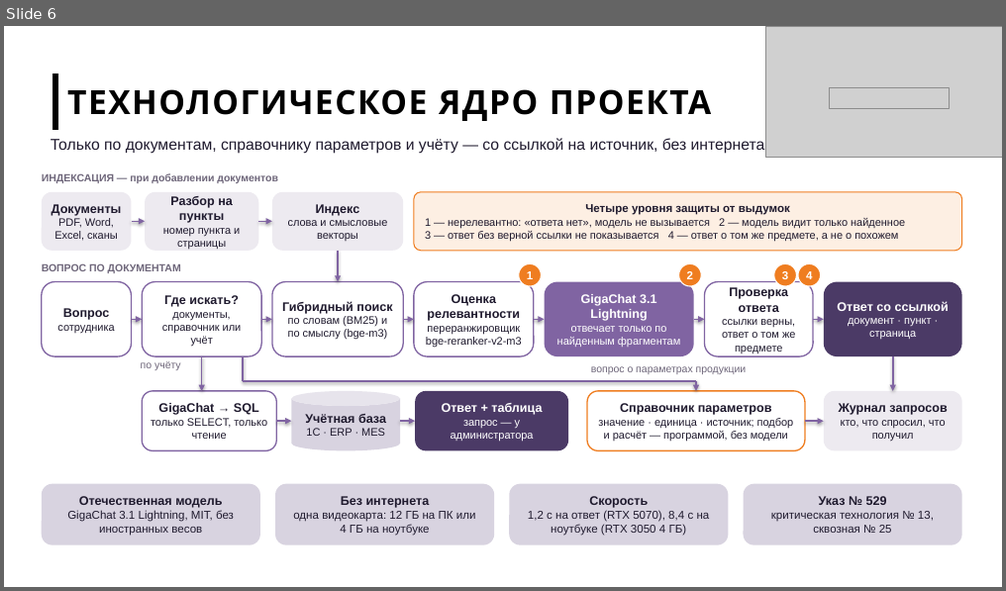
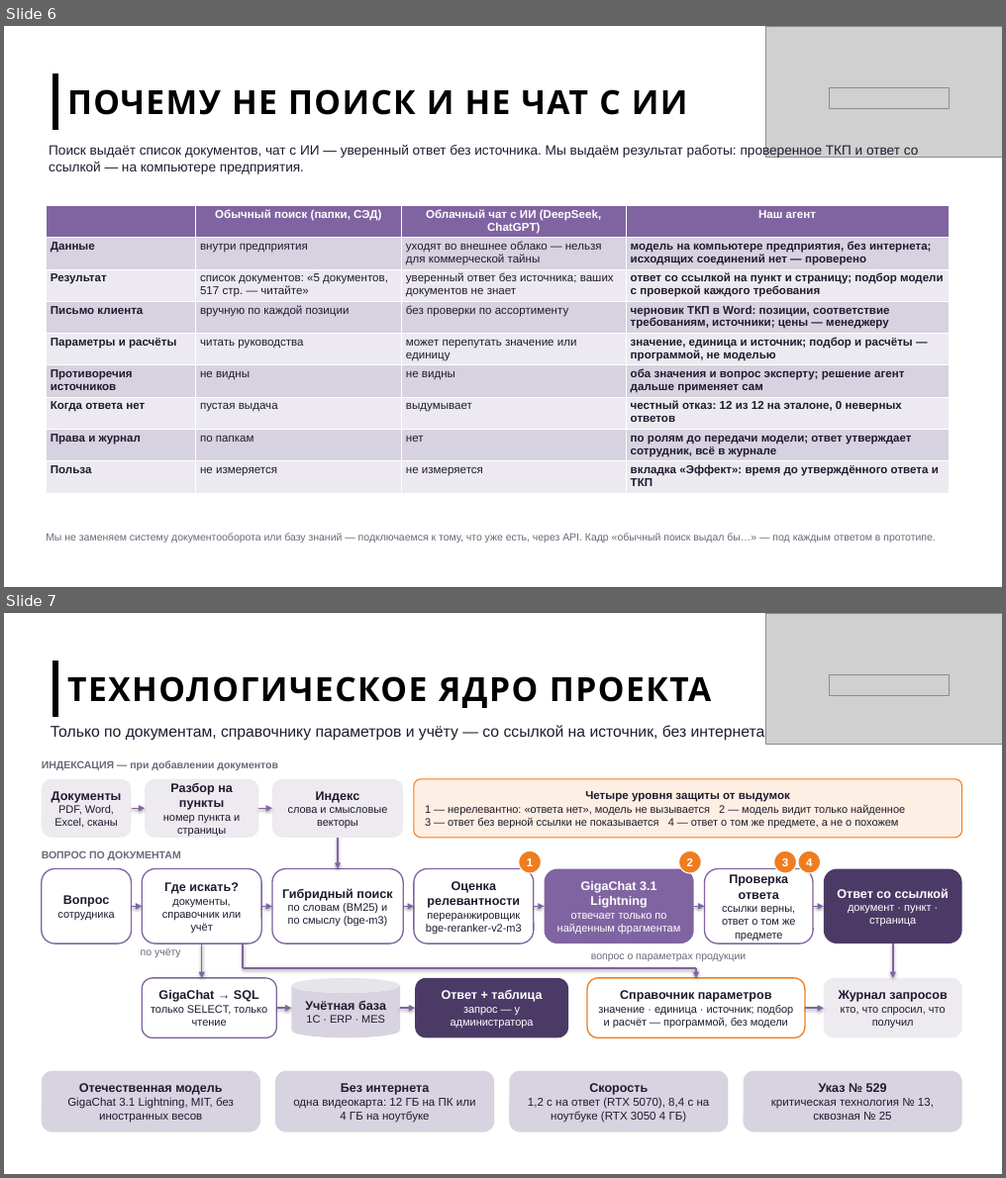
Before and after one commit to imaO0O/acselerator, a slide deck: docs/slides/prezentatsiya.pptx. Shown one above the other, each under a label of ours: slide 6 before the commit, slides 6 and 7 after it. The pictures are 1006x591 and 1006x1178 pixels, drawn with LibreOffice and Linux fonts; fonts in the diff are those of the drawing; grey boxes stand for pictures; background and template pictures are left out. Boxes give left, top, right and bottom in pixels: in the first picture for what was removed or moved away, otherwise in the second. Text is boxed around its words. In the diff, an @@ line names an element or a change of style, - is before the commit and + after.

Commit message:
Участник 2: презентация «не поисковик» — письмо клиента → ТКП, история П1–П5, «Почему не поиск и не чат с ИИ»
- слайд 1: подзаголовок «Помощник техпродаж и сервиса: от письма клиента до проверенного ТКП за минуту»
  (название проекта не меняется)
- слайд 3 «Решение»: письмо → разбор на позиции → подбор по справочнику → ТКП в Word → эксперт → «Эффект»;
  кадры 14, 25, 19, 21; ТКП 8 из 8, эталон 85 из 85, «с ходу» 38 из 38, разбор письма 0,1 с; честная фраза
  о времени: ручные 60/15 мин — оценка до замера у партнёра
- слайд 5: одна история П1–П5 из docs/demo_script.md, кадры «обычный поиск выдал бы…» и решение эксперта
- новый слайд 6 «Почему не поиск и не чат с ИИ» — таблица из раздела 5 docs/partner/otvety_rukovoditelyu.md
- «Планы»: черновики ТКП сделаны, следующий шаг — цены из прайса, почта, CRM и 1С через API

```diff
--- a/docs/slides/prezentatsiya.pptx
+++ b/docs/slides/prezentatsiya.pptx
@@ slide 6 added at (4, 26, 1002, 587), background picture (left out) @@
@@ picture added at (766, 26, 1002, 157) @@
@@ freeform shape added at (54, 74, 54, 130), outline #000000 6 pt @@
@@ title added at (67, 89, 688, 115), 32 pt, text #000000, bold @@
+ПОЧЕМУ НЕ ПОИСК И НЕ ЧАТ С ИИ
@@ picture added at (830, 87, 948, 109) @@
@@ text added at (49, 144, 919, 174), 13 pt, text #1F1A2E @@
+Поиск выдаёт список документов, чат с ИИ — уверенный ответ без источника. Мы выдаём результат работы: проверенное ТКП и ответ со ссылкой — на компьютере предприятия.
@@ table added at (46, 205, 948, 490), 9 rows, 4 columns @@
+ | Обычный поиск (папки, СЭД) | Облачный чат с ИИ (DeepSeek, ChatGPT) | Наш агент
+Данные | внутри предприятия | уходят во внешнее облако — нельзя для коммерческой тайны | модель на компьютере предприятия, без интернета; исходящих соединений нет — проверено
+Результат | список документов: «5 документов, 517 стр. — читайте» | уверенный ответ без источника; ваших документов не знает | ответ со ссылкой на пункт и страницу; подбор модели с проверкой каждого требования
+Письмо клиента | вручную по каждой позиции | без проверки по ассортименту | черновик ТКП в Word: позиции, соответствие требованиям, источники; цены — менеджеру
+Параметры и расчёты | читать руководства | может перепутать значение или единицу | значение, единица и источник; подбор и расчёты — программой, не моделью
+Противоречия источников | не видны | не видны | оба значения и вопрос эксперту; решение агент дальше применяет сам
+Когда ответа нет | пустая выдача | выдумывает | честный отказ: 12 из 12 на эталоне, 0 неверных ответов
+Права и журнал | по папкам | нет | по ролям до передачи модели; ответ утверждает сотрудник, всё в журнале
+Польза | не измеряется | не измеряется | вкладка «Эффект»: время до утверждённого ответа и ТКП
@@ text added at (46, 533, 935, 543), 10 pt, text #6E667A @@
+Мы не заменяем систему документооборота или базу знаний — подключаемся к тому, что уже есть, через API. Кадр «обычный поиск выдал бы…» — под каждым ответом в прототипе.
@@ page number added at (963, 554, 986, 572), 16 pt, text #FFFFFF, bold @@
+6
@@ what was slide 6 is now slide 7 @@
```
Also in this commit, not shown: 3 slides changed, 1 other slide added, 1 slide removed.
